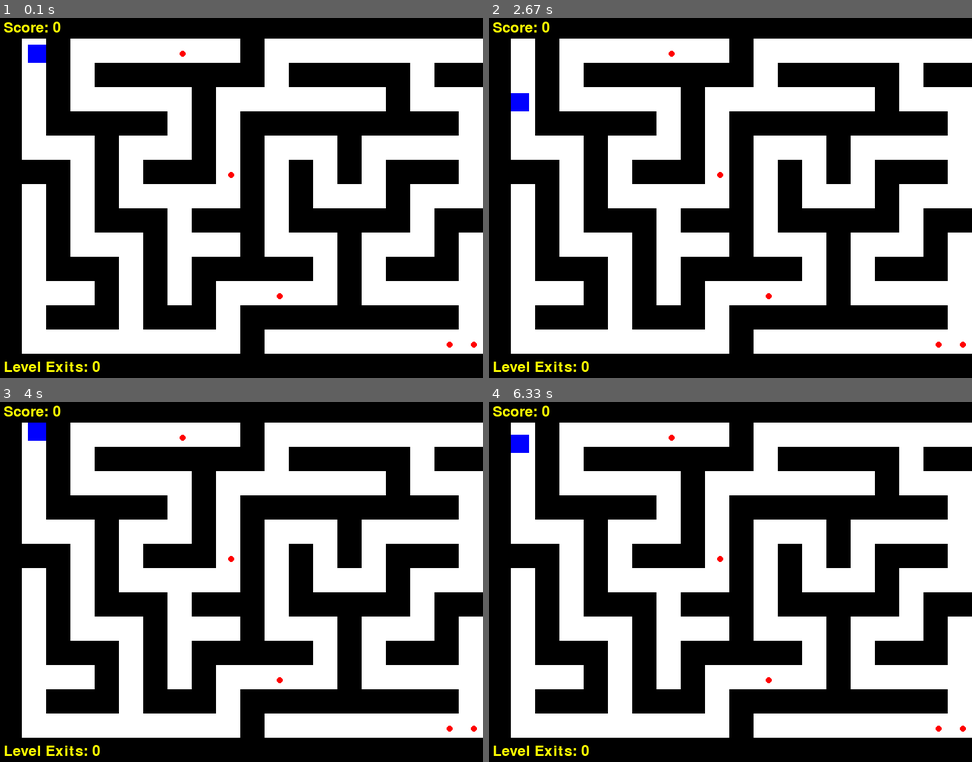
Above: before the commit, frames 1-4 (two rows, left to right).
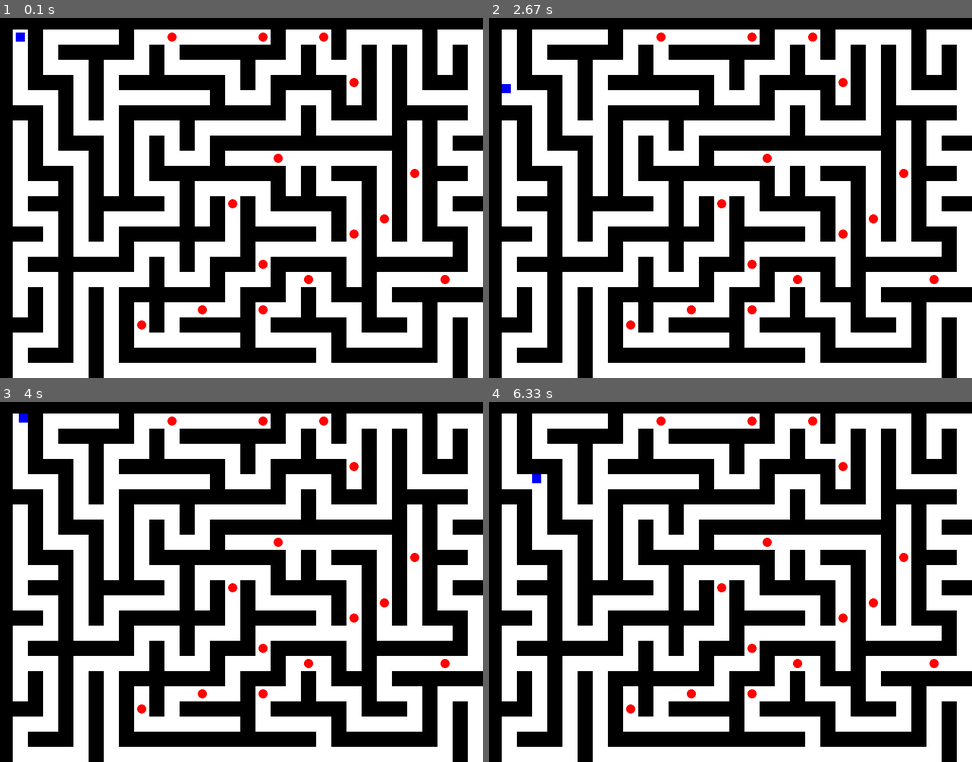
Above: after the commit, the same moments.

Repository: YDS67/pygame-maze
Game: pygame game, started from maze.py
Two runs of this game, one before a commit and one after it. Both use one fixed random seed, a clock stepped at 60 frames per second and the inputs below.
Inputs:
- Up to frame 1 (0.1 s): no input
- Up to frame 2 (2.67 s): hold Right 0.33-0.8 s; hold Up 0.83-1.13 s; hold Left 1.67-2.2 s; hold Down 2.23-2.53 s
- Up to frame 3 (4 s): hold Up 3-3.37 s; hold Right from 3.4 s (still down)
- Up to frame 4 (6.33 s): release Right at 4.03 s; hold Down 4.07-4.43 s; hold Left 4.47-4.93 s; hold Right 4.97-5.43 s; hold Up 5.47-5.77 s; hold Left from 6.3 s (still down)

The runs differ from the first frame. In frame 1, 48% of the frame differs, in the area x 0-100%, y 1-100%; in frame 2, 48%; in frame 3, 48%; in frame 4, 48%.

Commit message:
Update maze.py

Diff:
--- a/maze.py
+++ b/maze.py
@@ -8,8 +8,9 @@
 WIDTH, HEIGHT = 800, 600
 FPS = 60
 PLAYER_SPEED = 5
-CELL_SIZE = 40
-NUM_COLLECTIBLES = 5
+PLAYER_SIZE = 15
+CELL_SIZE = 25
+NUM_COLLECTIBLES = 15
 
 # Colors
 WHITE = (255, 255, 255)
@@ -51,16 +52,16 @@
     for y in range(len(maze_grid)):
         for x in range(len(maze_grid[0])):
             if maze_grid[y][x] == 0:
-                player = pygame.Rect(x * CELL_SIZE + CELL_SIZE // 4, y * CELL_SIZE + CELL_SIZE // 4, 30, 30)
+                player = pygame.Rect(x * CELL_SIZE + CELL_SIZE // 2 - PLAYER_SIZE // 2, y * CELL_SIZE + CELL_SIZE // 2 - PLAYER_SIZE // 2, PLAYER_SIZE, PLAYER_SIZE)
                 break
         else:
             continue
         break
 
     while len(collectibles) < NUM_COLLECTIBLES:
-        x, y = random.randint(0, WIDTH // CELL_SIZE - 1), random.randint(0, HEIGHT // CELL_SIZE - 1)
+        x, y = random.randint(0, WIDTH // CELL_SIZE - 2), random.randint(0, HEIGHT // CELL_SIZE - 2)
         if maze_grid[y][x] == 0:
-            collectibles.append(pygame.Rect(x * CELL_SIZE + CELL_SIZE // 2, y * CELL_SIZE + CELL_SIZE // 2, 10, 10))
+            collectibles.append(pygame.Rect(x * CELL_SIZE + CELL_SIZE // 2 - PLAYER_SIZE // 2, y * CELL_SIZE + CELL_SIZE // 2 - PLAYER_SIZE // 2, PLAYER_SIZE, PLAYER_SIZE))
 
 # Initialize game
 score = 0
@@ -114,11 +115,13 @@
         pygame.draw.ellipse(screen, RED, collectible)
 
     # Display score and level exits
-    font = pygame.font.Font(None, 36)
-    score_text = font.render(f"Score: {score}", True, YELLOW)
-    exit_text = font.render(f"Level Exits: {level_exits}", True, YELLOW)
-    screen.blit(score_text, (10, 10))
-    screen.blit(exit_text, (10, HEIGHT-30))
+    # font = pygame.font.Font(None, 36)
+    # score_text = font.render(f"Score: {score}", True, YELLOW)
+    # exit_text = font.render(f"Level: {level_exits+1}", True, YELLOW)
+    # screen.blit(score_text, (10, 10))
+    # screen.blit(exit_text, (10, HEIGHT-30))
+
+    pygame.display.set_caption("Simple 2D Maze Game - " + f"Level: {level_exits+1} - " + f"Score: {score}")
 
     pygame.display.flip()
 
